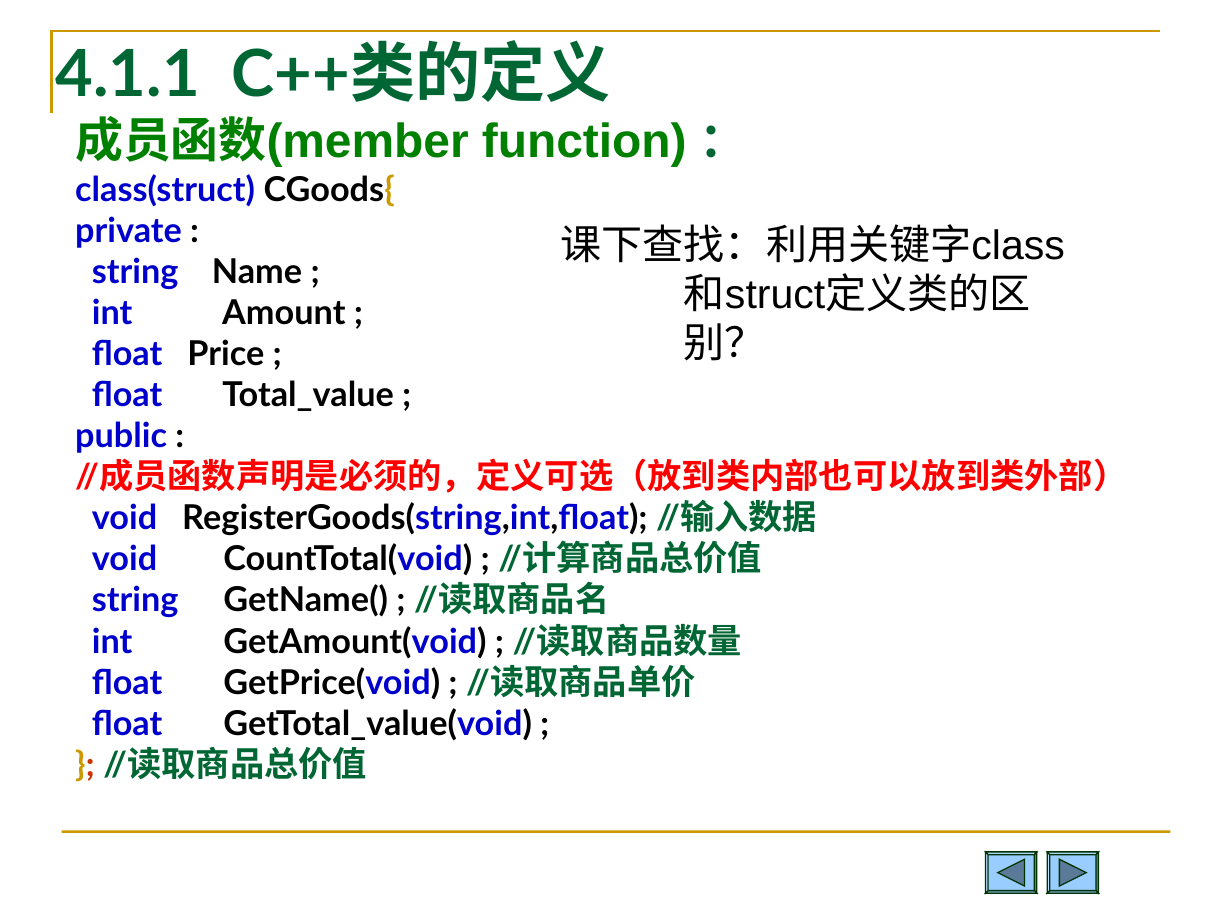
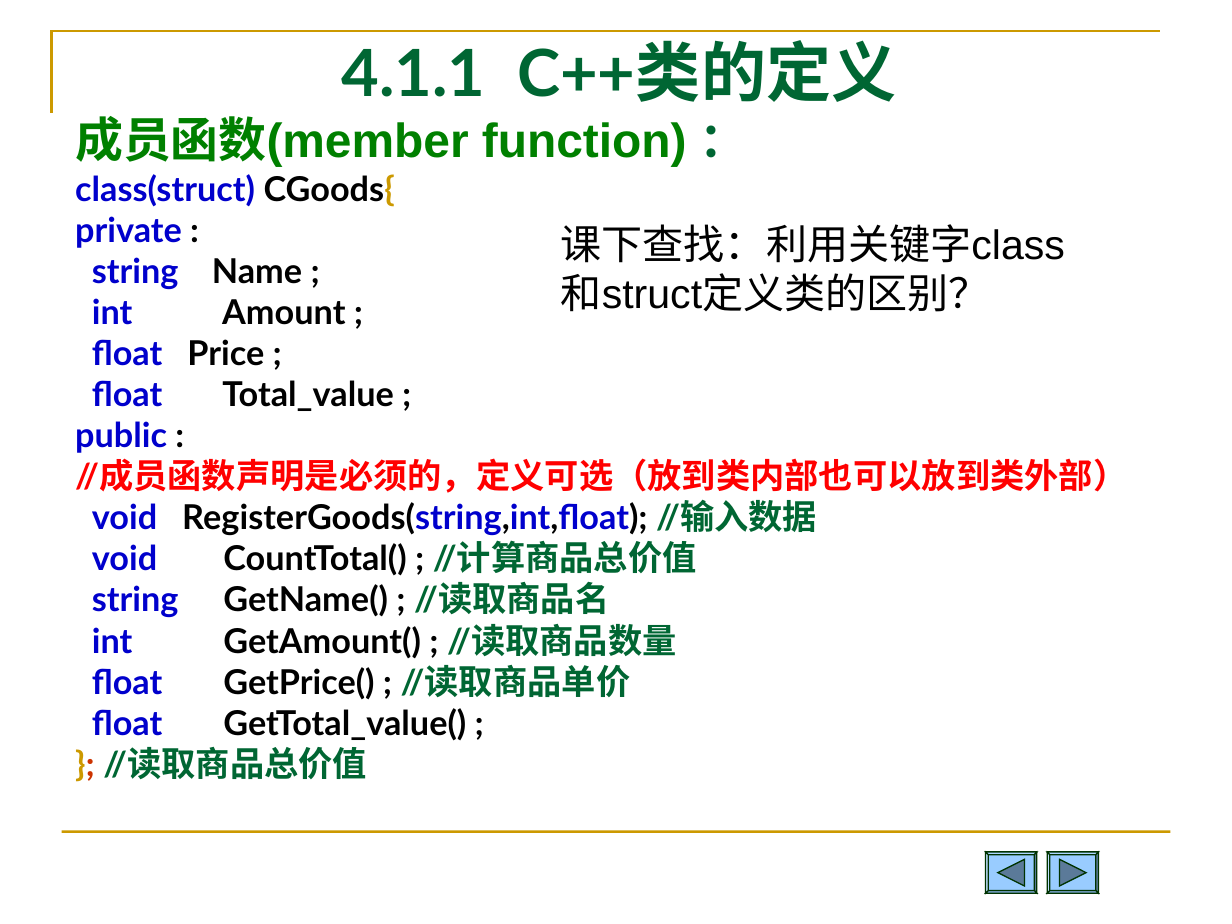
Before and after one commit to Changhe160/Changhe160.github.io, a slide deck: slide 8 of teachingRes/Cplusplus/unit04类与对象.ppt (slide 10 before the commit). Drawn at 1232x924 pixels with LibreOffice and Linux fonts; fonts in the diff are those of the drawing. Boxes give left, top, right and bottom in pixels: in the first picture for what was removed or moved away, otherwise in the second. Text is boxed around its words. In the diff, an @@ line names an element or a change of style, - is before the commit and + after.

```diff
--- a/teachingRes/Cplusplus/unit04类与对象.ppt
+++ b/teachingRes/Cplusplus/unit04类与对象.ppt
@@ title "4.1.1 C++类的定义" at bbox=[342, 40, 896, 102]: alignment left to centre @@
@@ text at bbox=[75, 116, 1127, 779]: indent changed @@
@@ text "课下查找：利用关键字class和struct定义类的区别？" at bbox=[561, 224, 1065, 263]: indent changed @@
@@ text at bbox=[92, 541, 697, 576]: text changed @@
-void CountTotal(void) ; //计算商品总价值
+void CountTotal() ; //计算商品总价值
@@ text at bbox=[92, 623, 677, 741]: text changed @@
-int GetAmount(void) ; //读取商品数量
-float GetPrice(void) ; //读取商品单价
-float GetTotal_value(void) ;
+int GetAmount() ; //读取商品数量
+float GetPrice() ; //读取商品单价
+float GetTotal_value() ;
@@ freeform shape at bbox=[986, 853, 1037, 893]: outline redrawn @@
@@ freeform shape at bbox=[1047, 853, 1099, 893]: outline redrawn @@
```
Also in this commit, not shown: 87 other slides changed, 2 slides removed, 1 other file.
